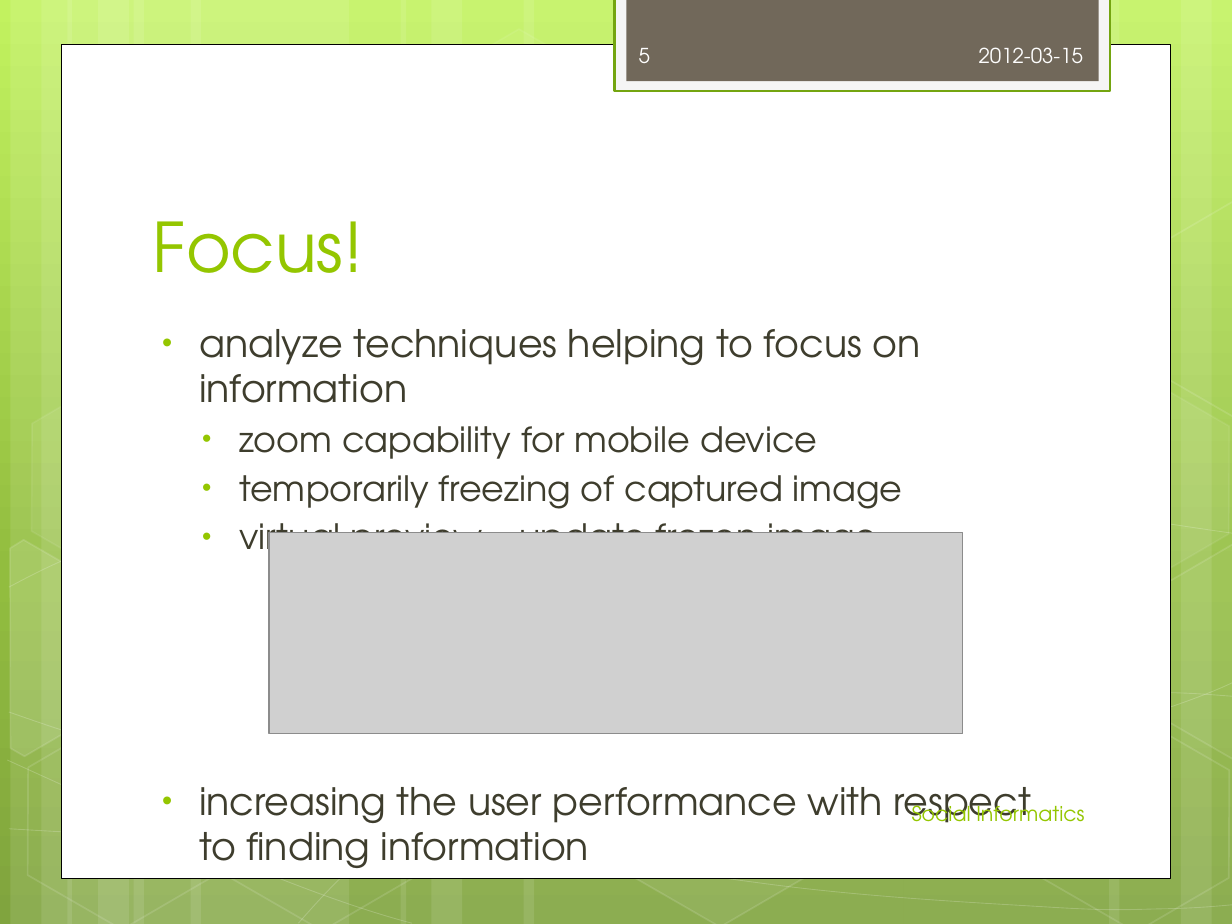
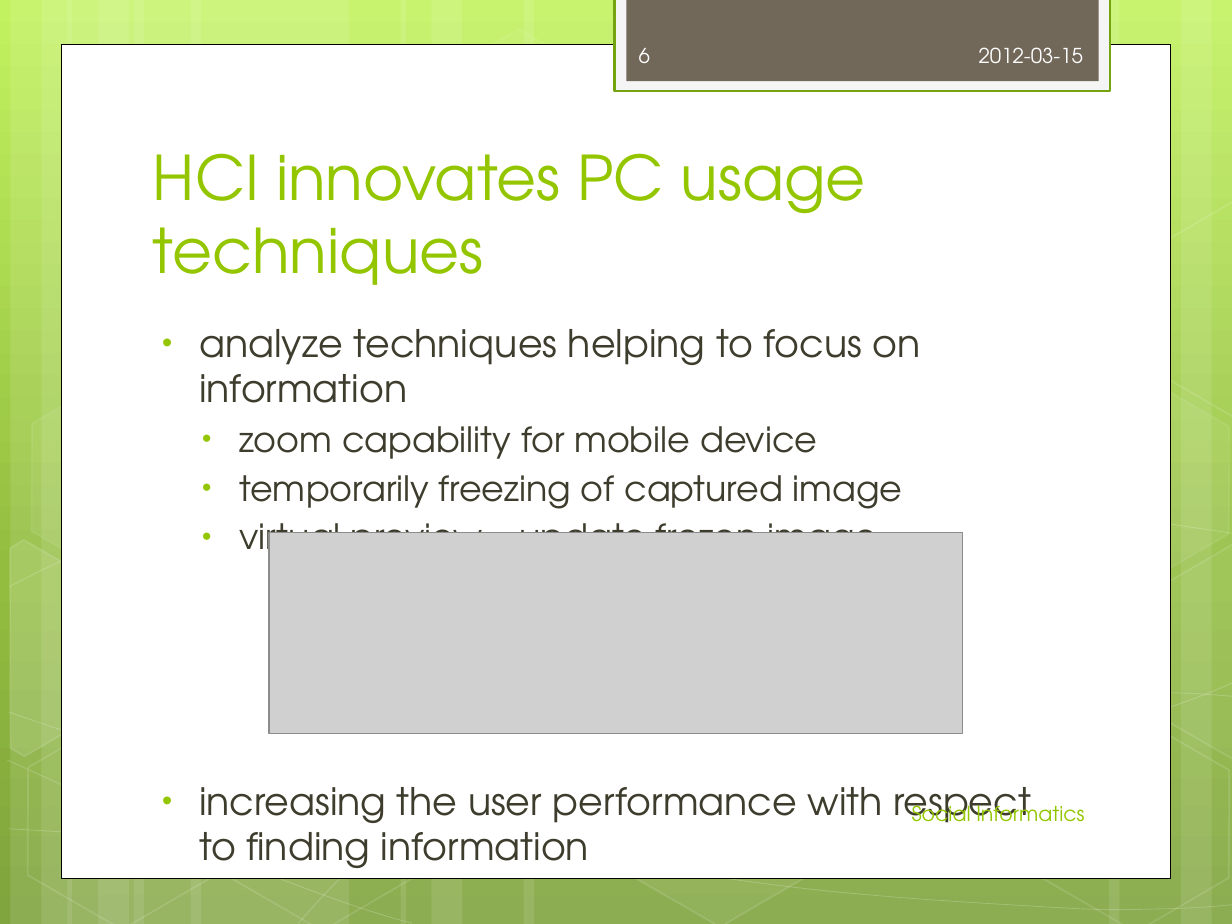
Before and after one commit to jrehwaldt/UT-12SS-Social-Informatics, a slide deck: slide 6 of 2012-03-12_Aleksandra Kurbatova_Jan Rehwaldt_Human-Computer Interaction.pptx (slide 5 before the commit). Drawn at 1232x924 pixels with LibreOffice and Linux fonts; fonts in the diff are those of the drawing; grey boxes stand for pictures. Boxes give left, top, right and bottom in pixels: in the first picture for what was removed or moved away, otherwise in the second. Text is boxed around its words. In the diff, an @@ line names an element or a change of style, - is before the commit and + after.

```diff
--- a/2012-03-12_Aleksandra Kurbatova_Jan Rehwaldt_Human-Computer Interaction.pptx
+++ b/2012-03-12_Aleksandra Kurbatova_Jan Rehwaldt_Human-Computer Interaction.pptx
@@ page number at [639, 48, 650, 63]: text changed @@
-5
+6
@@ title at [153, 153, 866, 285]: text changed; size 40 to 36 pt @@
-Focus!
+HCI innovates PC usage techniques
```
Also in this commit, not shown: 4 other slides changed, 1 slide added.
